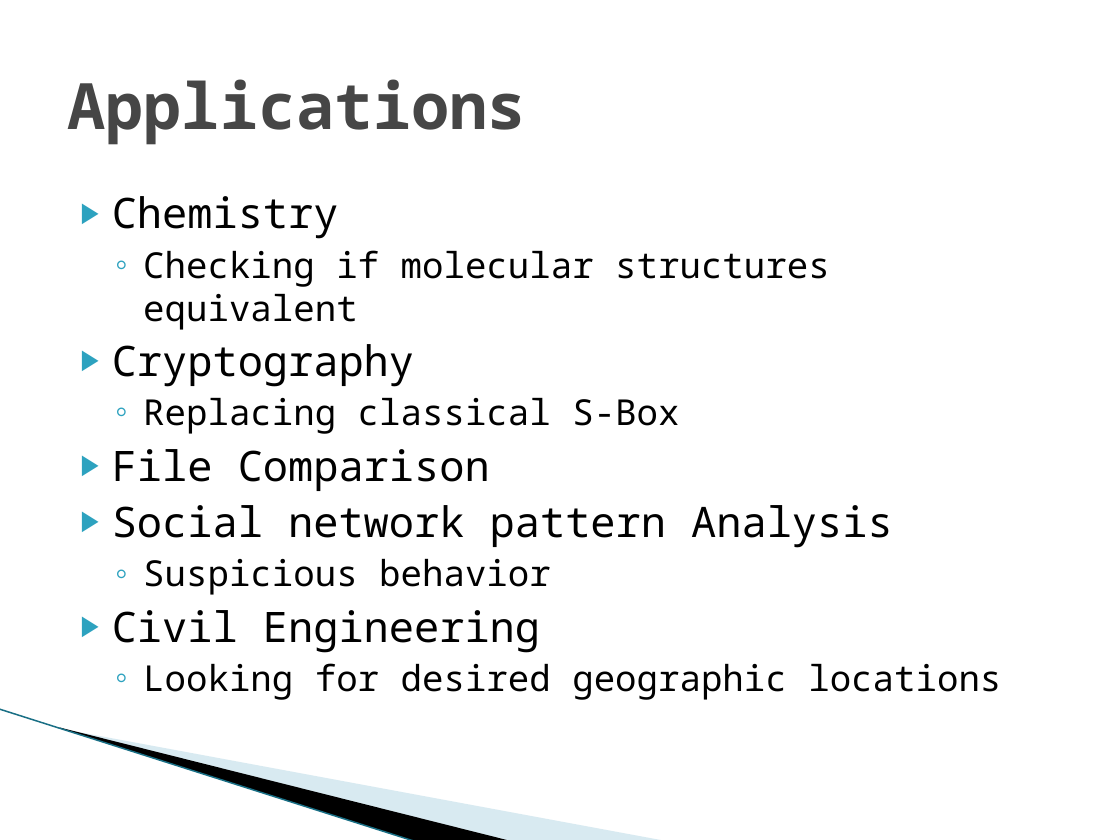
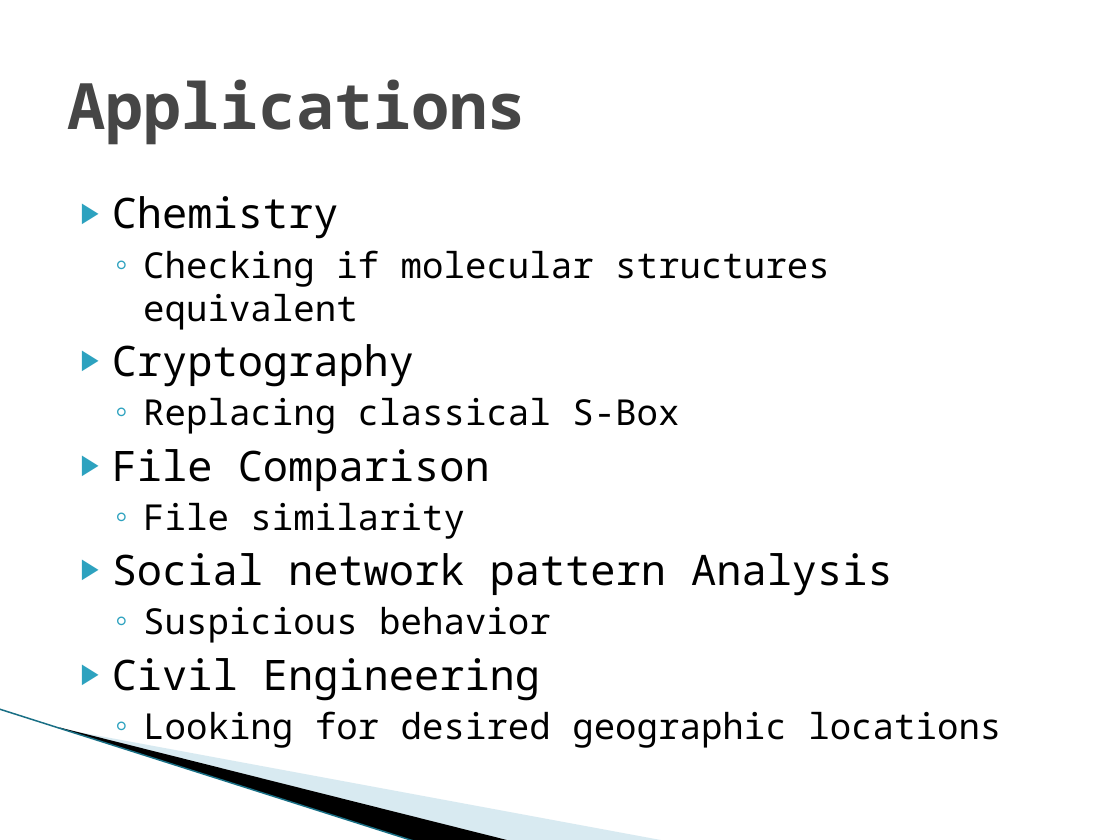
Before and after one commit to kjrcda/recursive-bit-string-isomorphism, a slide deck: slide 6 of Solving Graph Isomorphism with Minimum Bit Strings.pptx. Drawn at 1120x840 pixels with LibreOffice and Linux fonts; fonts in the diff are those of the drawing; background and template pictures are left out. Boxes give left, top, right and bottom in pixels: in the first picture for what was removed or moved away, otherwise in the second. Text is boxed around its words. In the diff, an @@ line names an element or a change of style, - is before the commit and + after.

```diff
--- a/Solving Graph Isomorphism with Minimum Bit Strings.pptx
+++ b/Solving Graph Isomorphism with Minimum Bit Strings.pptx
@@ text at bbox=[143, 502, 465, 539]: paragraph added @@
+  ◦ File similarity
```
Also in this commit, not shown: 3 other slides changed, 1 slide added, 2 other files.
